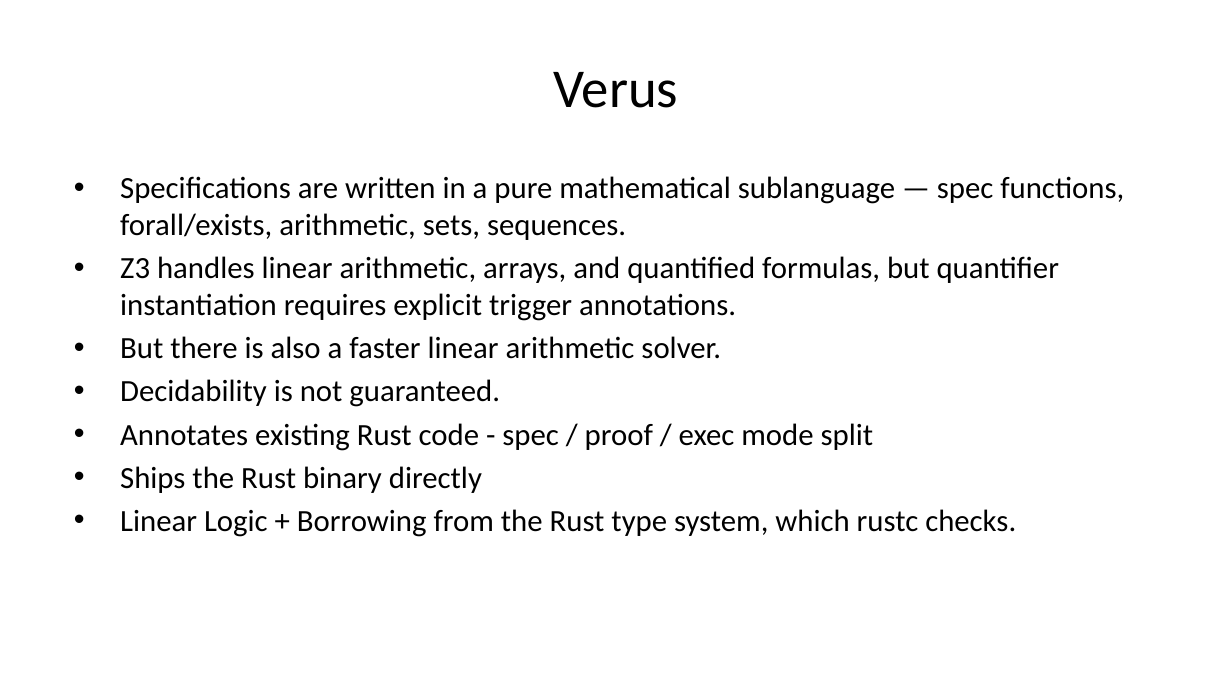
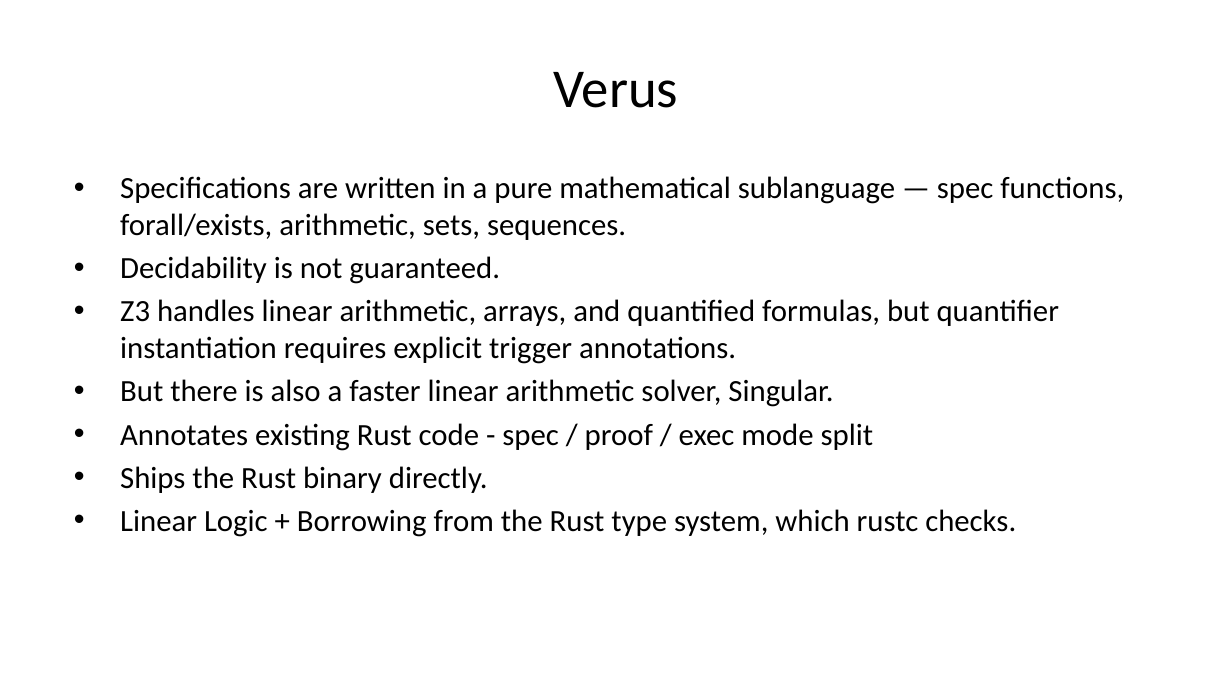
Before and after one commit to briangmilnes/APAS-VERUS, a slide deck: slide 17 of lectures/slidesMSR.pptx. Drawn at 1232x693 pixels with LibreOffice and Linux fonts; fonts in the diff are those of the drawing. Boxes give left, top, right and bottom in pixels: in the first picture for what was removed or moved away, otherwise in the second. Text is boxed around its words. In the diff, an @@ line names an element or a change of style, - is before the commit and + after.

```diff
--- a/lectures/slidesMSR.pptx
+++ b/lectures/slidesMSR.pptx
@@ text at bbox=[120, 256, 500, 284]: paragraph added @@
+• Decidability is not guaranteed.
@@ text at bbox=[120, 379, 833, 407]: text changed @@
-• But there is also a faster linear arithmetic solver.
-• Decidability is not guaranteed.
+• But there is also a faster linear arithmetic solver, Singular.
@@ text at bbox=[120, 466, 488, 493]: text changed @@
-• Ships the Rust binary directly
+• Ships the Rust binary directly.
```
Also in this commit, not shown: 20 other slides changed, 1 slide added, 3 other files.
